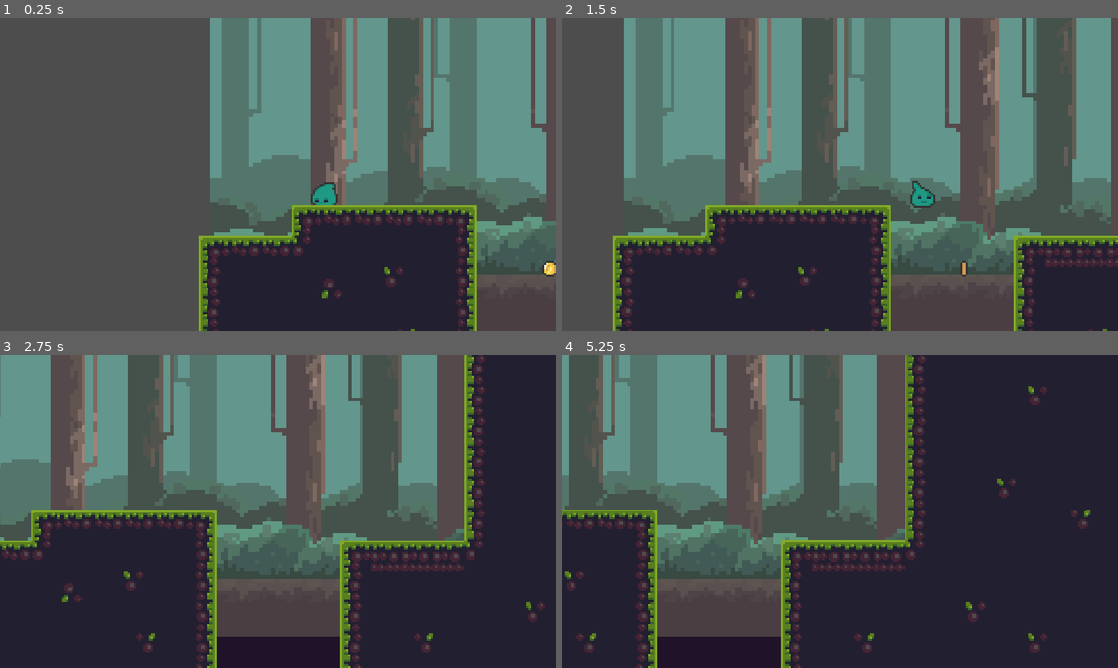
Above: before the commit, frames 1-4 (two rows, left to right).
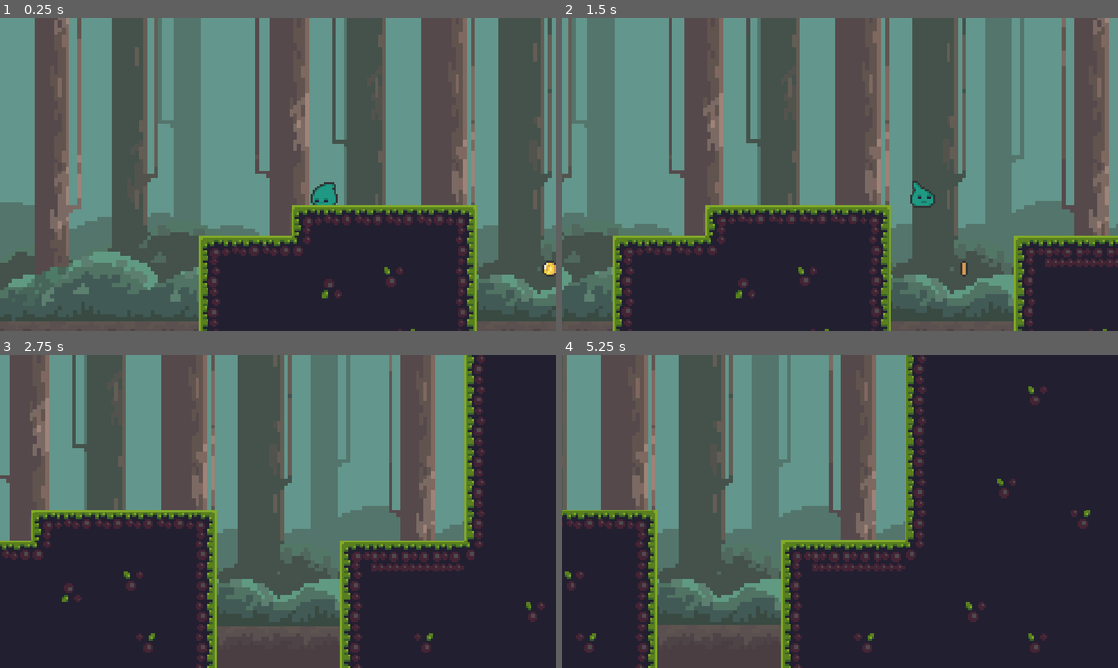
Above: after the commit, the same moments.

Repository: whatEclipse/REsurgence-THrow
Game: Godot game, scene res://levels/level_2.tscn
Two runs of this game, one before a commit and one after it. Both use one fixed random seed, a clock stepped at 60 frames per second and the inputs below. This scene is started directly instead of the project's main scene.
Inputs (mouse positions are in pixels of both pictures, inside the frame that each line leads up to):
- Up to frame 1 (0.25 s): no input
- Up to frame 2 (1.5 s): tap Enter (ui_accept) at 0.5, 0.77 s; move the mouse to (962, 158) at 0.52 s; hold D (right) from 0.53 s (still down); click (962, 158) at 0.67 s; move the mouse to (728, 190) at 1.27 s
- Up to frame 3 (2.75 s): tap Enter (ui_accept) at 1.52 s; move the mouse to (333, 442) at 2.02 s; release D (right) at 2.03 s; hold A (left) from 2.03 s (still down)
- Up to frame 4 (5.25 s): move the mouse to (812, 574) at 2.77 s; release A (left) at 2.78 s; hold D (right) 2.78-4.28 s; click (812, 574) at 2.92 s; tap Enter (ui_accept) at 3.02, 3.77, 4.52 s; move the mouse to (1006, 558) at 3.52 s; move the mouse to (673, 464) at 4.27 s; hold A (left) 4.28-5.03 s; move the mouse to (867, 511) at 5.02 s; hold D (right) from 5.03 s (still down); click (867, 511) at 5.17 s

The runs differ from the first frame. In frame 1, 55% of the frame differs, in the area x 0-100%, y 0-96%; in frame 2, 59%; in frame 3, 44%; in frame 4, 34%.

Commit message:
lvl 2 bg fix

Diff:
--- a/levels/level_2.tscn
+++ b/levels/level_2.tscn
@@ -172,10 +172,10 @@
 shape = SubResource("WorldBoundaryShape2D_8ksrx")
 
 [node name="Forest BG" parent="." unique_id=883687545 instance=ExtResource("4_v5uil")]
-offset_left = -26.0
-offset_top = -446.0
-offset_right = -26.0
-offset_bottom = -446.0
+offset_left = -169.0
+offset_top = -422.0
+offset_right = -169.0
+offset_bottom = -422.0
 scale = Vector2(2, 2)
 mouse_filter = 1
 
